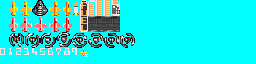
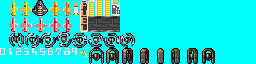
The second 256×64 image is a revision of the first. Changes to its layers:
painted on "Foreground" over [89,48,215,64]
